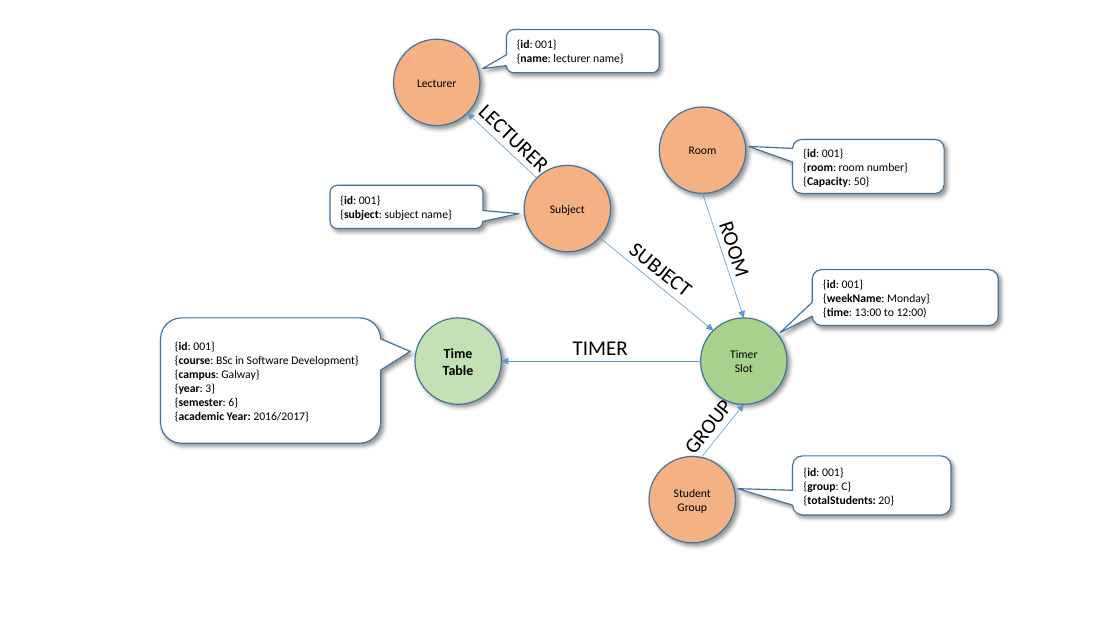
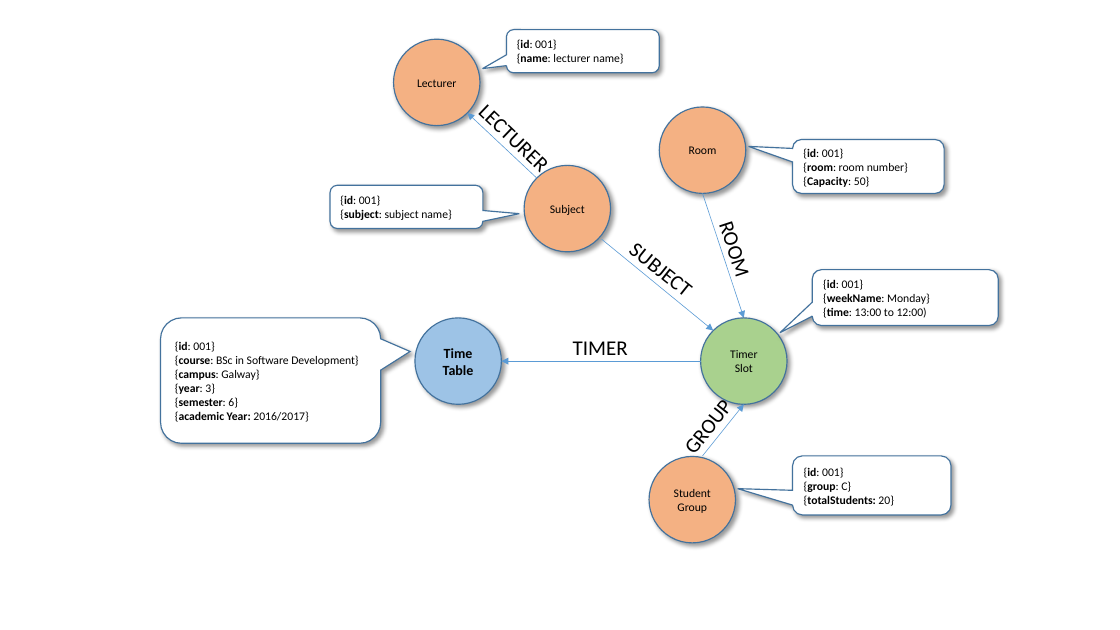
Before and after one commit to alexpt2000/3Year_Project_GRAPH_THEORY_Neo4j, a slide deck: slide 1 of DesignProject.pptx. Drawn at 1120x630 pixels with LibreOffice and Linux fonts; fonts in the diff are those of the drawing. Boxes give left, top, right and bottom in pixels: in the first picture for what was removed or moved away, otherwise in the second. Text is boxed around its words. In the diff, an @@ line names an element or a change of style, - is before the commit and + after.

```diff
--- a/DesignProject.pptx
+++ b/DesignProject.pptx
@@ ellipse "Time Table" at bbox=[415, 318, 502, 404]: fill #C5E0B4 to #9DC3E6 @@
```
Also in this commit, not shown: 2 other files.
